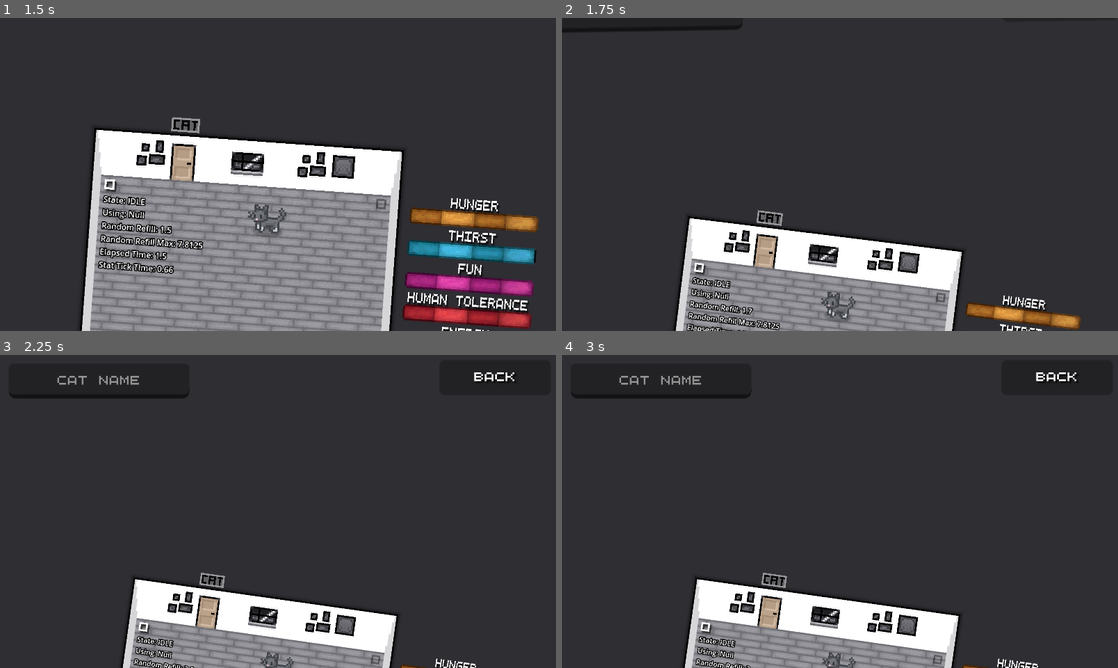
Above: before the commit, frames 1-4 (two rows, left to right).
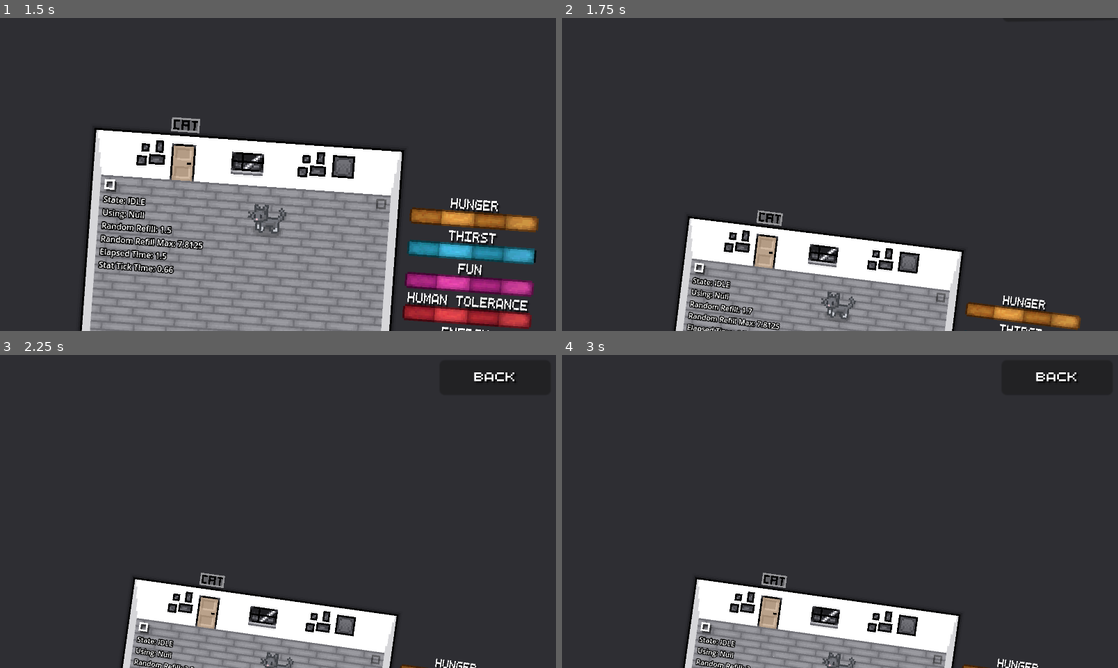
Above: after the commit, the same moments.

Repository: Theooolone/m-game
Game: Godot game, scene res://scenes/catsim/cat_sim.tscn
The game is run twice, just before and just after one commit, with the same random seed, the same clock (stepped at 60 frames per second) and the same inputs. This scene is started directly instead of the project's main scene.
Inputs (mouse positions are in pixels of both pictures, inside the frame that each line leads up to):
- Up to frame 1 (1.5 s): click "Leave" at 0.5 s; click "Other Menu" at 1.25 s
- Up to frame 2 (1.75 s): no input
- Up to frame 3 (2.25 s): drag from (278, 664) to (333, 442) at 2.02 s
- Up to frame 4 (3 s): drag from (728, 527) to (812, 574) at 2.77 s

Frame 1 is identical in both runs. In frame 2, 0.4% of the frame differs, in the area x 0-33%, y 1-5%; in frame 3, 0.5%, in the area x 1-35%, y 6-14%; in frame 4, 0.5%.

Commit message:
Removed cat rename LineEdit
this is temporary as I'm working on a dedicated menu to rename the cats

Diff:
--- a/scenes/catsim/cat_sim.tscn
+++ b/scenes/catsim/cat_sim.tscn
@@ -10,7 +10,6 @@
 [ext_resource type="Texture2D" uid="uid://bx8dn1ne7f4ya" path="res://assets/textures/catsim/catbed_empty.png" id="6_47keu"]
 [ext_resource type="Texture2D" uid="uid://bpc2becmdwkh0" path="res://assets/textures/catsim/catbed_sleeping.png" id="7_2etbn"]
 [ext_resource type="LabelSettings" uid="uid://dguaiif1dpkwk" path="res://resources/5px.tres" id="10_qs8rk"]
-[ext_resource type="Script" path="res://scripts/cat_name_line_edit.gd" id="12_x07he"]
 [ext_resource type="FontFile" uid="uid://d0bw2pjoup6pc" path="res://assets/fonts/5px.ttf" id="13_breyg"]
 [ext_resource type="PackedScene" uid="uid://3dihg5lpayrh" path="res://scenes/catsim/shower_head.tscn" id="14_4kprh"]
 [ext_resource type="Texture2D" uid="uid://ecnm3gx6u58x" path="res://assets/textures/catsim/shower_head.png" id="14_fl870"]
@@ -87,10 +86,6 @@
 shader = ExtResource("5_8pllu")
 shader_parameter/Shift_Hue = 0.25
 
-[sub_resource type="Theme" id="Theme_35v54"]
-LineEdit/font_sizes/font_size = 5
-LineEdit/fonts/font = ExtResource("13_breyg")
-
 [sub_resource type="Animation" id="Animation_vhnkx"]
 resource_name = "CameraMoveAnim"
 tracks/0/type = "value"
@@ -384,18 +379,6 @@
 enabled = false
 zoom = Vector2(6, 6)
 metadata/_edit_lock_ = true
-
-[node name="LineEdit" type="LineEdit" parent="ExtraMenus"]
-offset_left = -155.0
-offset_top = -85.0
-offset_right = -51.0
-offset_bottom = -65.0
-theme = SubResource("Theme_35v54")
-placeholder_text = "Cat Name"
-alignment = 1
-max_length = 16
-caret_blink = true
-script = ExtResource("12_x07he")
 
 [node name="BackButton" type="Button" parent="ExtraMenus"]
 offset_left = 93.0
@@ -468,6 +451,4 @@
 
 [connection signal="pressed" from="LeaveButton" to="." method="_on_leave_button_pressed"]
 [connection signal="pressed" from="OtherMenuButton" to="." method="_on_other_menu_button_pressed"]
-[connection signal="focus_entered" from="ExtraMenus/LineEdit" to="ExtraMenus/LineEdit" method="_on_focus_entered"]
-[connection signal="focus_exited" from="ExtraMenus/LineEdit" to="ExtraMenus/LineEdit" method="_on_focus_exited"]
 [connection signal="pressed" from="ExtraMenus/BackButton" to="." method="_on_back_button_pressed"]
Not shown: 1 places in scenes/catsim/cat_sim.tscn that only renumber resources
